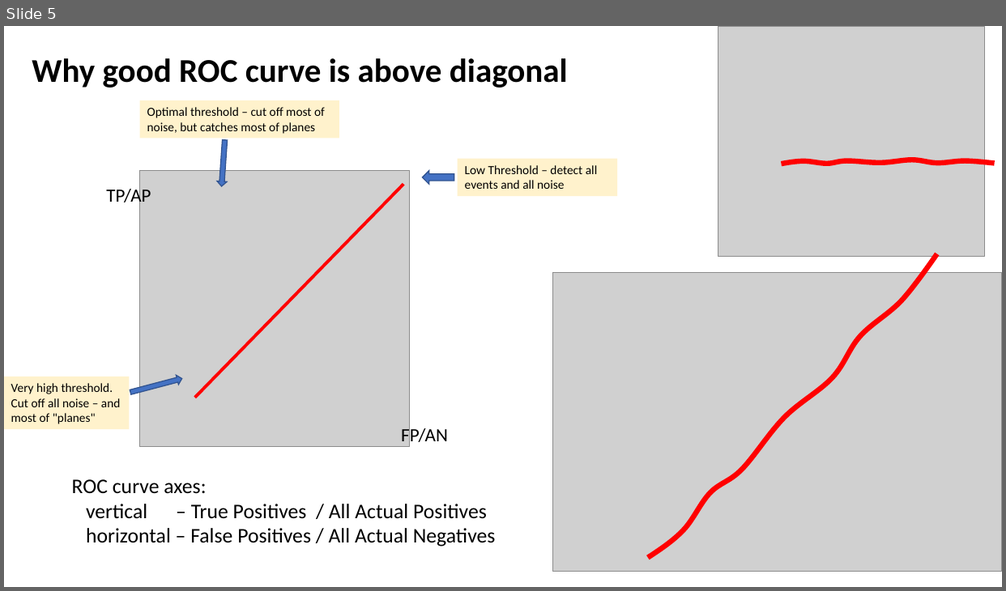
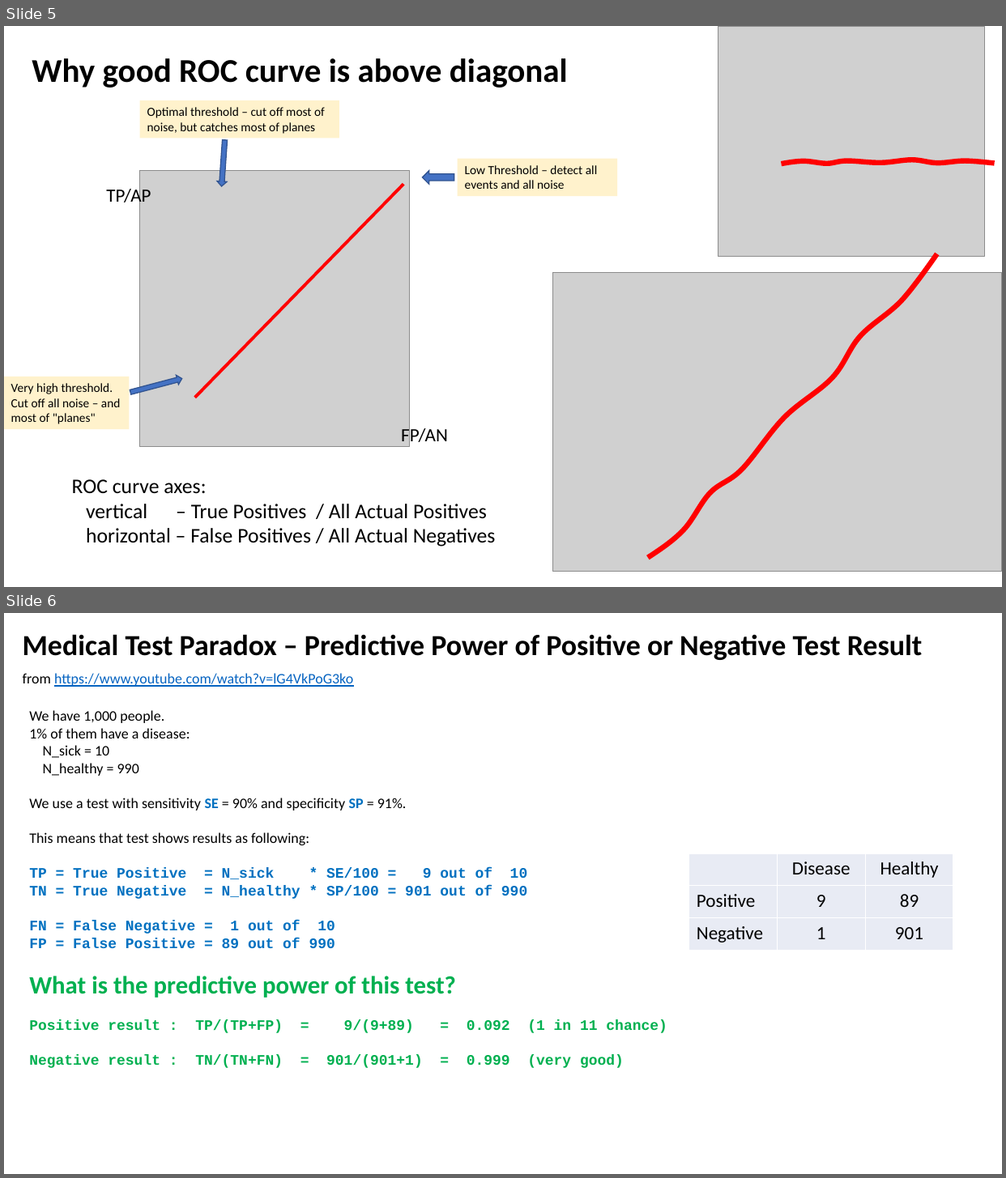
Before and after one commit to lselector/ml_ai_doc, a slide deck: Precision_Recall_ROC_Confusion.pptx. Shown one above the other, each under a label of ours: slide 5 before the commit, slides 5 and 6 after it. The pictures are 1006x591 and 1006x1178 pixels, drawn with LibreOffice and Linux fonts; fonts in the diff are those of the drawing; grey boxes stand for pictures. Boxes give left, top, right and bottom in pixels: in the first picture for what was removed or moved away, otherwise in the second. Text is boxed around its words. In the diff, an @@ line names an element or a change of style, - is before the commit and + after.

Commit message:
added predictive power for medical test

```diff
--- a/Precision_Recall_ROC_Confusion.pptx
+++ b/Precision_Recall_ROC_Confusion.pptx
@@ slide 6 added at [4, 613, 1002, 1174], background #FFFFFF @@
@@ text added at [23, 634, 923, 660], 28 pt, text #000000, bold @@
+Medical Test Paradox – Predictive Power of Positive or Negative Test Result
@@ text added at [23, 673, 353, 687], 14 pt, text #0563C1, underline @@
+from https://www.youtube.com/watch?v=lG4VkPoG3ko
@@ text added at [29, 710, 667, 1068], 14 pt, text #000000, bold @@
+We have 1,000 people.
+1% of them have a disease:
+N_sick = 10
+N_healthy = 990
+We use a test with sensitivity SE = 90% and specificity SP = 91%.
+This means that test shows results as following:
+TP = True Positive = N_sick * SE/100 = 9 out of 10
+TN = True Negative = N_healthy * SP/100 = 901 out of 990
+FN = False Negative = 1 out of 10
+FP = False Positive = 89 out of 990
+What is the predictive power of this test?
+Positive result : TP/(TP+FP) = 9/(9+89) = 0.092 (1 in 11 chance)
+Negative result : TN/(TN+FN) = 901/(901+1) = 0.999 (very good)
@@ table added at [689, 854, 954, 951], 3 rows, 3 columns @@
+ | Disease | Healthy
+Positive | 9 | 89
+Negative | 1 | 901
```
Also in this commit, not shown: 1 slide changed, 1 other file.
